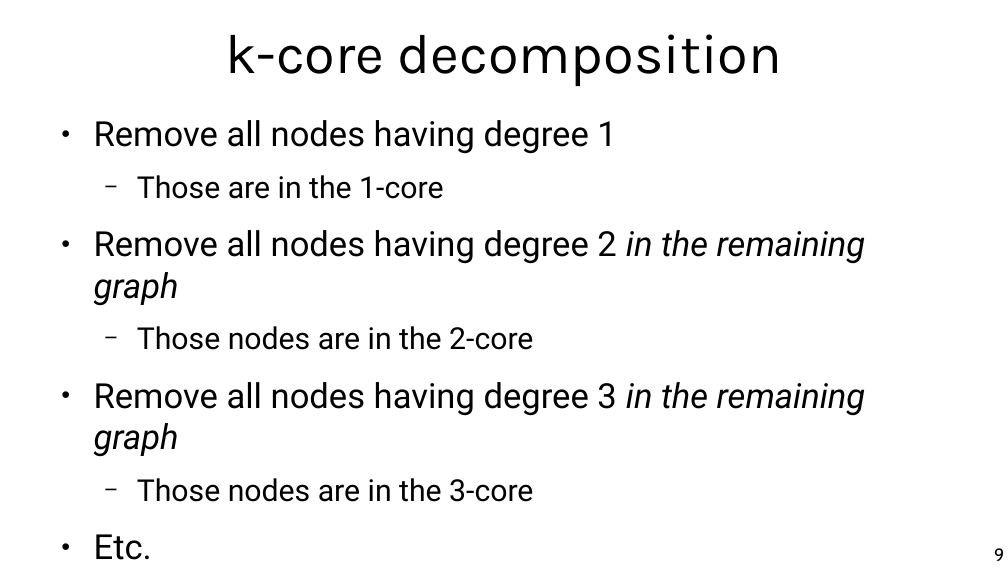
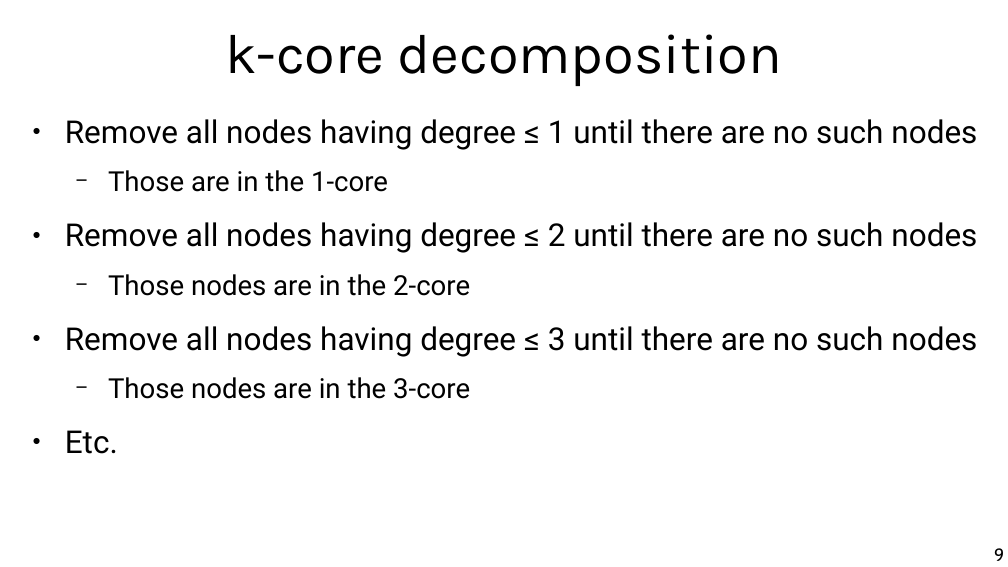
Before and after one commit to chatox/networks-science-course, a slide deck: slide 9 of theory/odp/tt19-k_cores.odp. Drawn at 1008x567 pixels with LibreOffice and Linux fonts; fonts in the diff are those of the drawing. Boxes give left, top, right and bottom in pixels: in the first picture for what was removed or moved away, otherwise in the second. Text is boxed around its words. In the diff, an @@ line names an element or a change of style, - is before the commit and + after.

```diff
--- a/theory/odp/tt19-k_cores.odp
+++ b/theory/odp/tt19-k_cores.odp
@@ text "Remove all nodes having degree ...": place and size @@
-text "Remove all nodes having degree ..." at <box>94,120,866,560</box>
+text "Remove all nodes having degree ..." at <box>65,119,977,454</box>
@@ text at <box>65,119,977,150</box>: text changed; size 27.2 to 24.8 pt @@
-● Remove all nodes having degree 1
+● Remove all nodes having degree ≤ 1 until there are no such nodes
@@ text at <box>65,170,470,454</box>: size 23.8 to 21.7 pt in "Those are in the 1-core", "Those nodes are in the 2-core", "Those nodes are in the 3-core"; size 27.2 to 24.8 pt in "Etc." @@
@@ text at <box>65,222,977,253</box>: text changed; size 27.2 to 24.8 pt @@
-● Remove all nodes having degree 2 in the remaining graph
+● Remove all nodes having degree ≤ 2 until there are no such nodes
@@ text at <box>65,326,977,357</box>: text changed; size 27.2 to 24.8 pt @@
-● Remove all nodes having degree 3 in the remaining graph
+● Remove all nodes having degree ≤ 3 until there are no such nodes
```
Also in this commit, not shown: 1 other file.
